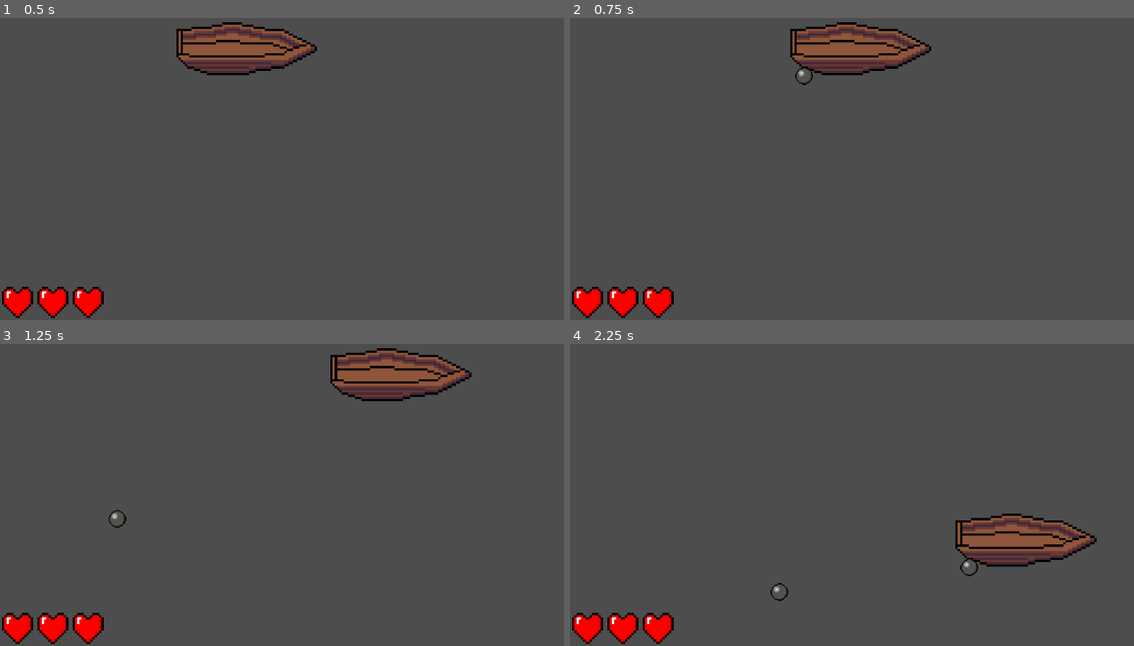
Above: before the commit, frames 1-4 (two rows, left to right).
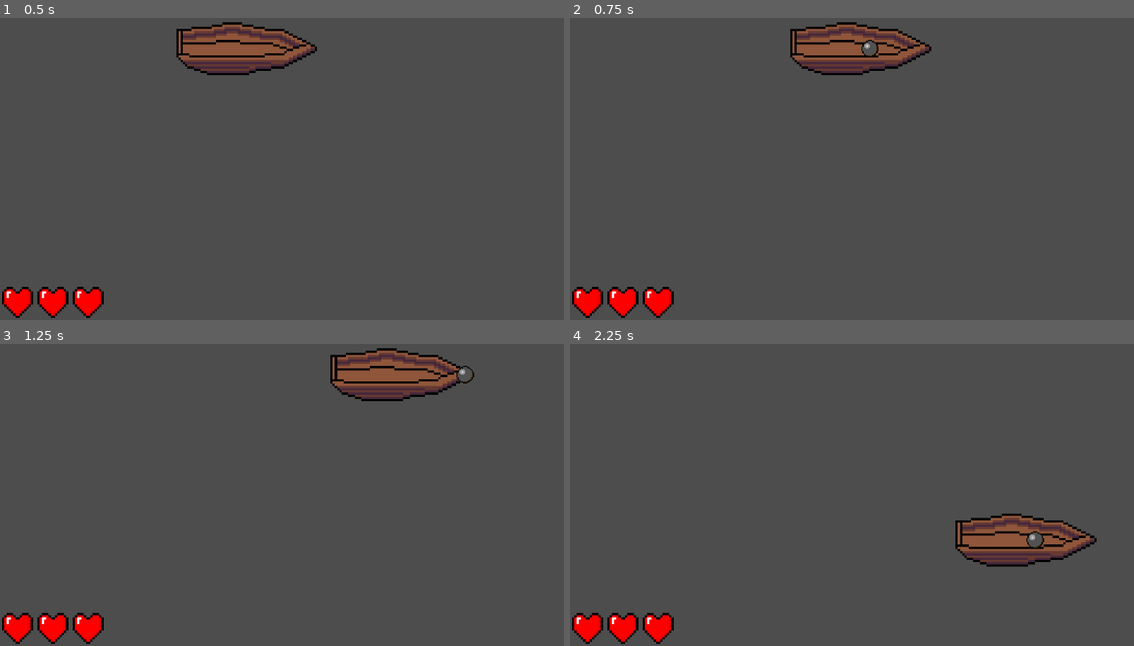
Above: after the commit, the same moments.

Repository: OwlWorksInnovations/30-day-challenge
Game: Godot game, scene res://Scenes/world_one.tscn
The game is run twice, just before and just after one commit, with the same random seed, the same clock (stepped at 60 frames per second) and the same inputs.
Inputs:
- Up to frame 1 (0.5 s): no input
- Up to frame 2 (0.75 s): tap Enter at 0.5 s; hold D (right) from 0.53 s (still down); tap Space (shoot) at 0.6 s
- Up to frame 3 (1.25 s): keep holding D (right)
- Up to frame 4 (2.25 s): release D (right) at 1.28 s; hold S (down) 1.28-2.03 s; tap Space (shoot) at 1.35, 2.1 s; hold D (right) from 2.03 s (still down)

Frame 1 is identical in both runs. In frame 2, 0.2% of the frame differs, in the area x 39-55%, y 7-23%; in frame 3, 0.2%; in frame 4, 0.2%, in the area x 35-85%, y 61-86%.

Commit message:
Updated movement code to prevent diagnol

Diff:
--- a/Scripts/cannon_ball_plr.gd
+++ b/Scripts/cannon_ball_plr.gd
@@ -4,15 +4,13 @@
 var player_node: Node2D = null
 var is_launched := false
 
+# Updated to match your new player frame logic
+# 0: Right, 1: Left, 2: Up, 3: Down
 const DIRECTION_MAP = {
-	0: Vector2(-1, 1),
-	1: Vector2(0, 1),
-	2: Vector2(-1, 0),
-	3: Vector2(1, 0),
-	4: Vector2(1, 1),
-	5: Vector2(0, -1),
-	6: Vector2(1, -1),
-	7: Vector2(-1, -1)
+	0: Vector2(1, 0),   # Right
+	1: Vector2(-1, 0),  # Left
+	2: Vector2(0, -1),  # Up
+	3: Vector2(0, 1)    # Down
 }
 
 const REPLACEMENT_MAP = {
@@ -22,16 +20,19 @@
 }
 
 func _ready() -> void:
+	# Find the player in the "player" group
 	player_node = get_tree().get_first_node_in_group("player")
 
 	if player_node:
+		# Don't hit the player who shot it
 		add_collision_exception_with(player_node)
 
 		var sprite = player_node.get_node("AnimatedSprite2D")
 		var frame = sprite.frame
 
+		# Set velocity based on the frame the player was in
 		if DIRECTION_MAP.has(frame):
-			velocity = DIRECTION_MAP[frame].normalized() * cannon_speed
+			velocity = DIRECTION_MAP[frame] * cannon_speed
 			is_launched = true
 
 func _physics_process(delta: float) -> void:
@@ -44,12 +45,15 @@
 	var collider = collision.get_collider()
 
 	if collider is TileMapLayer:
+		# Shift the impact point slightly inward to ensure we hit the right tile
 		var impact_point = collision.get_position() - collision.get_normal() * 4
 		var tile_pos = collider.local_to_map(collider.to_local(impact_point))
 		var current_atlas_coords = collider.get_cell_atlas_coords(tile_pos)
 
+		# Check if the tile hit is one that should be replaced (e.g., breaking crates)
 		if REPLACEMENT_MAP.has(current_atlas_coords):
 			var new_tile = REPLACEMENT_MAP[current_atlas_coords]
 			collider.set_cell(tile_pos, 0, new_tile)
 
+	# Destroy the cannonball on any impact
 	queue_free()
--- a/Scripts/player.gd
+++ b/Scripts/player.gd
@@ -4,20 +4,19 @@
 @export var fire_rate: float = 0.5
 const CANNON_BALL_PLR = preload("uid://c7e8qtiauda4s")
 const HEALTH = preload("uid://oh335xfxuov7")
+
 var health_instance: Control
 var sprite1: AnimatedSprite2D
 var sprite2: AnimatedSprite2D
 var sprite3: AnimatedSprite2D
+
 var playerSpeed: float = 100.0
 var last_direction: Vector2 = Vector2.UP
 var shoot_timer: float = 0.0
 var health: int = 3
 
-# Runs once
 func _ready() -> void:
-	# Set up health UI
 	health_instance = HEALTH.instantiate()
-
 	get_tree().root.add_child.call_deferred(health_instance)
 
 	sprite1 = health_instance.get_node("1")
@@ -30,14 +29,23 @@
 
 	SignalBus.player_hit.connect(update_health)
 
-# Called every frame. 'delta' is the elapsed time since the previous frame.
 func _process(delta: float) -> void:
-	# Movement
-	var direction = Input.get_vector("left", "right", "up", "down")
+	# Get raw inputs
+	var input_dir = Input.get_vector("left", "right", "up", "down")
+	var direction = Vector2.ZERO
 
-	if direction.length() > 0:
-		velocity = direction.normalized() * playerSpeed
-		last_direction = direction.normalized()
+	# Diagonal Prevention Logic:
+	# If there is input, we pick the dominant axis
+	if input_dir.length() > 0:
+		if abs(input_dir.x) >= abs(input_dir.y):
+			direction.x = sign(input_dir.x)
+		else:
+			direction.y = sign(input_dir.y)
+
+	# Movement Execution
+	if direction != Vector2.ZERO:
+		velocity = direction * playerSpeed
+		last_direction = direction
 		update_direction(direction)
 	else:
 		velocity = Vector2.ZERO
@@ -48,43 +56,30 @@
 		if Input.is_action_just_pressed("shoot"):
 			shoot_cannon()
 			shoot_timer = 0.0
+
 	move_and_slide()
 
-# Updates the sprite direction
 func update_direction(direction: Vector2):
-	if direction == Vector2.ZERO:
-		return
+	if direction.x > 0:
+		sprite.frame = 0 # Right
+	elif direction.x < 0:
+		sprite.frame = 1 # Left
+	elif direction.y > 0:
+		sprite.frame = 2 # Down
+	elif direction.y < 0:
+		sprite.frame = 3 # Up
 
-	var angle = rad_to_deg(direction.angle())
-	if angle > -112.5 and angle <= -67.5:
-		sprite.frame = 5
-	elif angle > -67.5 and angle <= -22.5:
-		sprite.frame = 4
-	elif angle > -22.5 and angle <= 22.5:
-		sprite.frame = 3
-	elif angle > 22.5 and angle <= 67.5:
-		sprite.frame = 2
-	elif angle > 67.5 and angle <= 112.5:
-		sprite.frame = 1
-	elif angle > 112.5 and angle <= 157.5:
-		sprite.frame = 0
-	elif angle > 157.5 or angle <= -157.5:
-		sprite.frame = 7
-	elif angle > -157.5 and angle <= -112.5:
-		sprite.frame = 6
-
-# Shoot cannon
 func shoot_cannon():
 	var cannon_ball_plr = CANNON_BALL_PLR.instantiate()
 	cannon_ball_plr.global_position = self.global_position
+	if cannon_ball_plr.has_method("set_direction"):
+		cannon_ball_plr.set_direction(last_direction)
 	get_parent().add_child(cannon_ball_plr)
 
-# Update health
 func update_health():
 	health -= 1
 	match health:
 		0:
-			queue_free()
 			get_tree().reload_current_scene()
 		1:
 			sprite1.frame = 0
@@ -99,7 +94,6 @@
 			sprite2.frame = 0
 			sprite3.frame = 0
 
-# Load next level
 func _on_level_loader_body_entered(body: Node2D) -> void:
 	if body == self:
 		get_tree().call_deferred("change_scene_to_file", "res://Scenes/world_two.tscn")
Not shown, removed: Assets/sailboat.png.import
Not shown, removed: Assets/sailship.png.import
